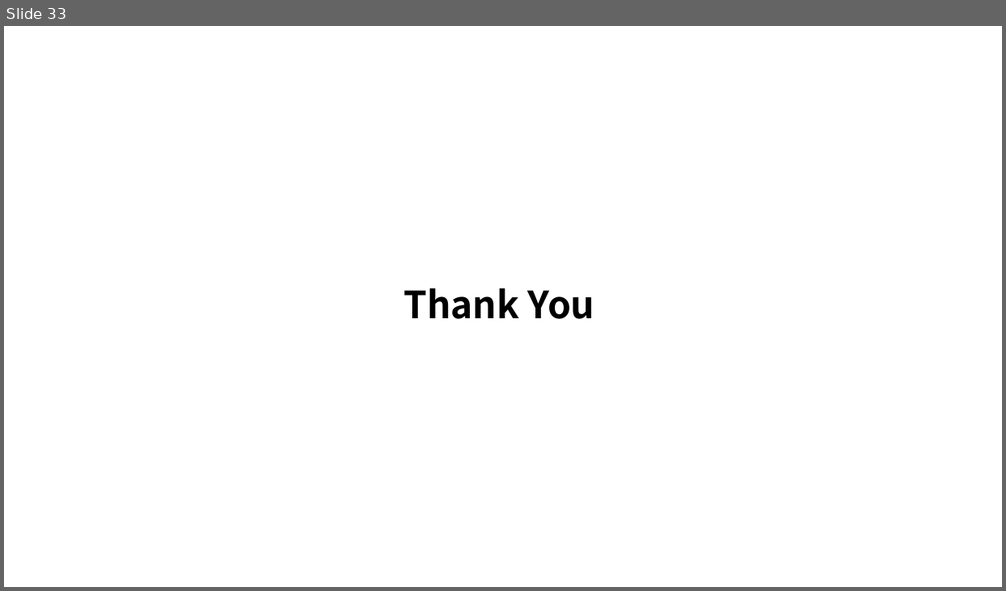
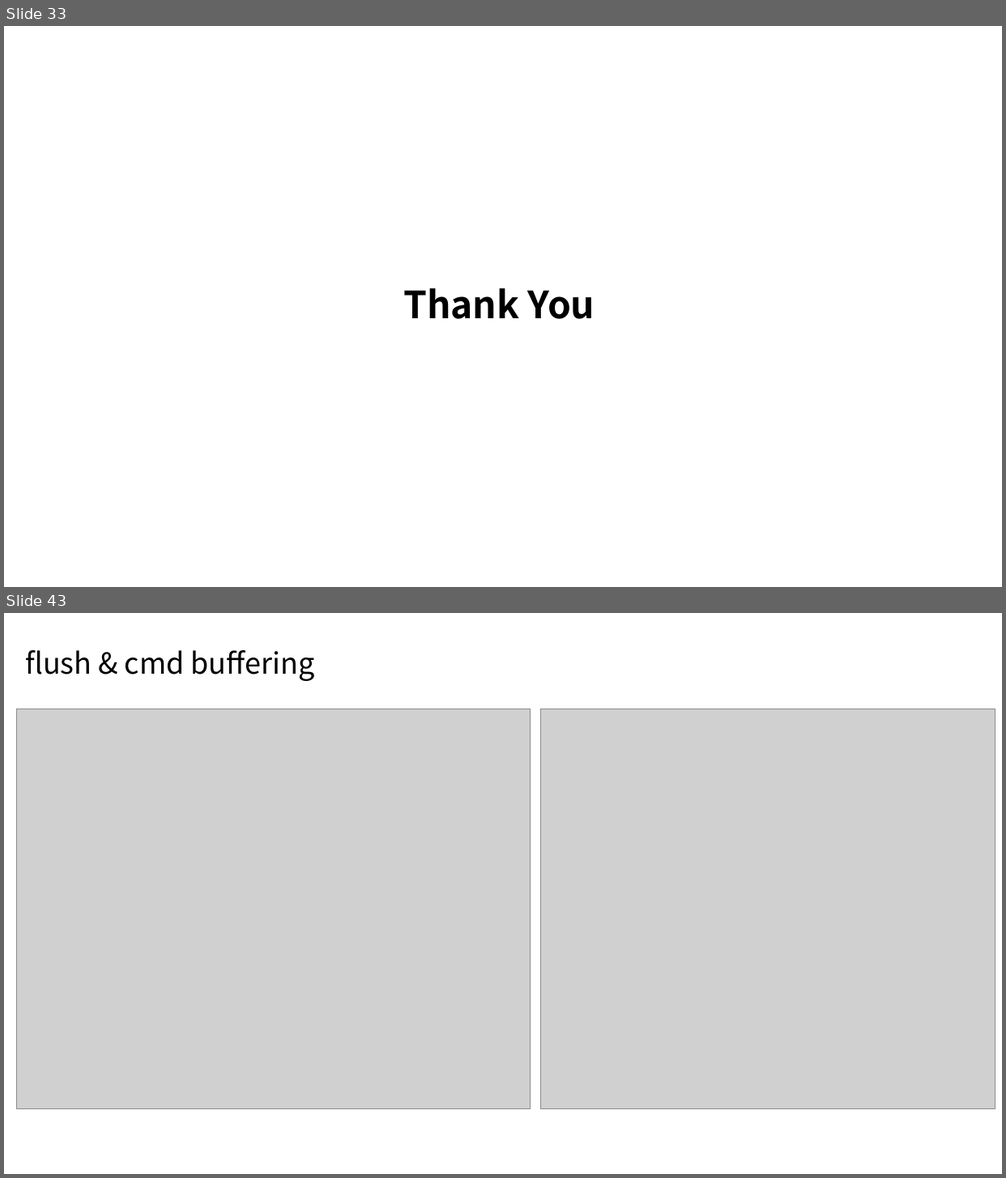
Before and after one commit to son0hwan/SSDSimulator, a slide deck: 250711_CRA_B팀발표.pptx. Shown one above the other, each under a label of ours: slide 33 before the commit, slides 33 and 43 after it; the slides between them are not shown. The pictures are 1006x591 and 1006x1178 pixels, drawn with LibreOffice and Linux fonts; fonts in the diff are those of the drawing; grey boxes stand for pictures. Boxes give left, top, right and bottom in pixels: in the first picture for what was removed or moved away, otherwise in the second. Text is boxed around its words. In the diff, an @@ line names an element or a change of style, - is before the commit and + after.

```diff
--- a/250711_CRA_B팀발표.pptx
+++ b/250711_CRA_B팀발표.pptx
@@ slide 43 added at [4, 613, 1002, 1174], background #FFFFFF @@
@@ text added at [25, 650, 314, 681], 28 pt, text #000000 @@
+flush & cmd buffering
@@ picture added at [17, 709, 530, 1110] @@
@@ picture added at [540, 709, 995, 1110] @@
```
Also in this commit, not shown: 14 other slides added.
